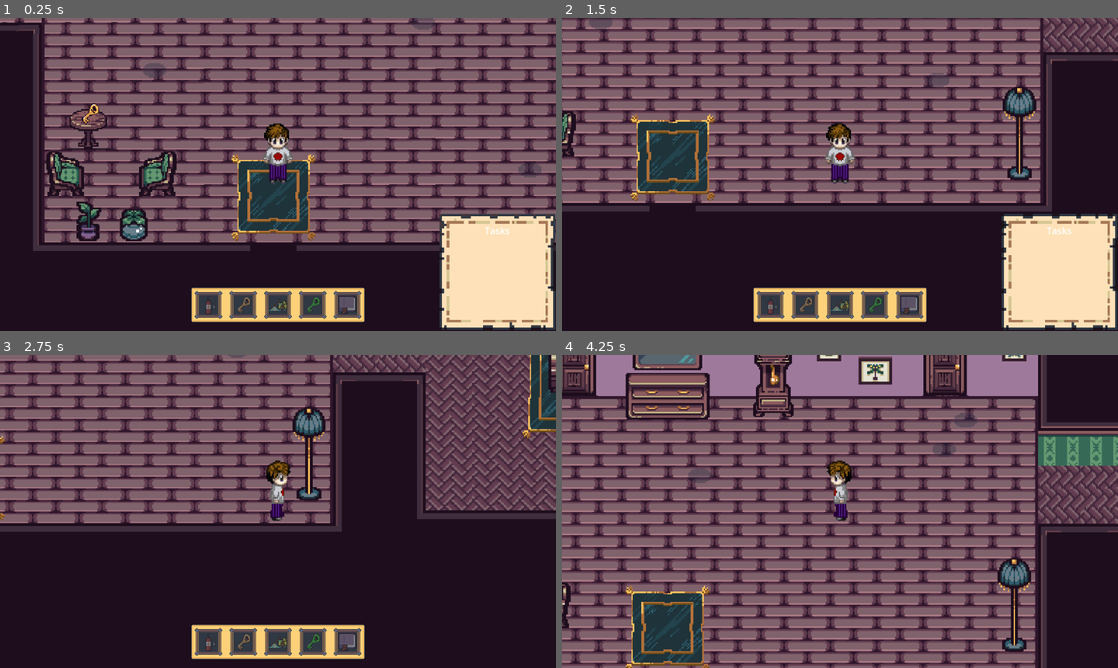
Above: before the commit, frames 1-4 (two rows, left to right).
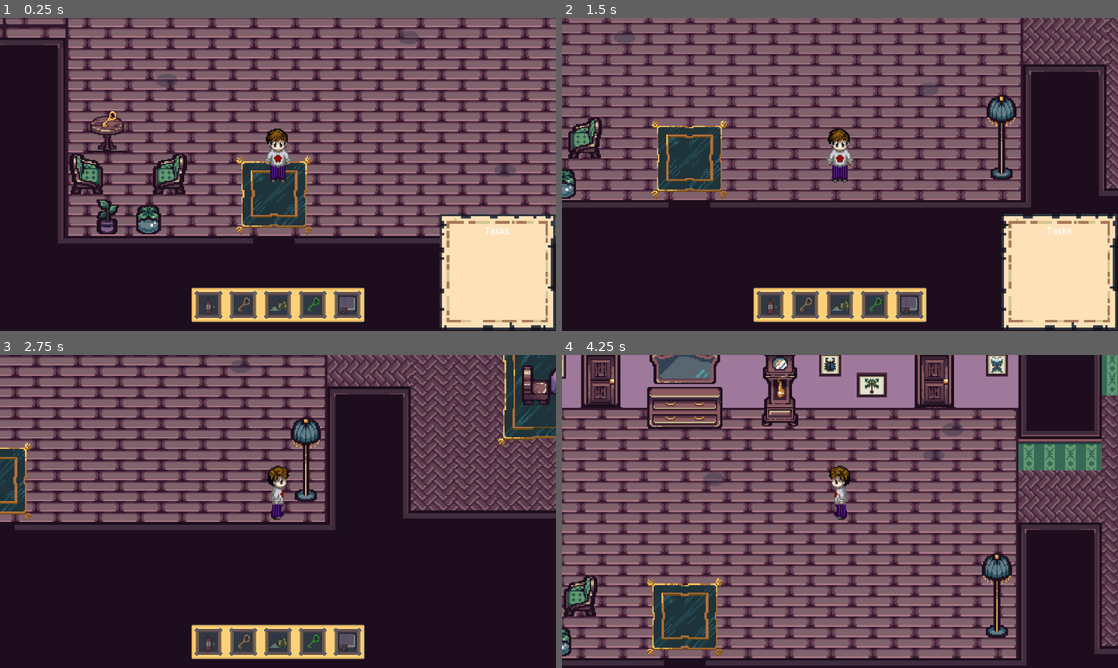
Above: after the commit, the same moments.

Repository: EvanNavel/HauntedSpouse
Game: Godot game, scene res://scenes/House/testing/test_first_floor.tscn
Same seed, same stepped clock (60 frames per second), same inputs: the game is played once before the commit and once after it. This scene is started directly instead of the project's main scene.
Inputs (mouse positions are in pixels of both pictures, inside the frame that each line leads up to):
- Up to frame 1 (0.25 s): no input
- Up to frame 2 (1.5 s): move the mouse to (962, 158) at 0.52 s; hold D (walk_right) 0.53-1.28 s; tap E (interact) at 0.6, 1.35 s; click (962, 158) at 0.67 s; move the mouse to (728, 190) at 1.27 s; hold S (walk_down) from 1.28 s (still down)
- Up to frame 3 (2.75 s): move the mouse to (333, 442) at 2.02 s; release S (walk_down) at 2.03 s; hold D (walk_right) from 2.03 s (still down); tap Tab (task_toggle) at 2.1 s; tap E (interact) at 2.3 s
- Up to frame 4 (4.25 s): move the mouse to (812, 574) at 2.77 s; release D (walk_right) at 2.78 s; hold W (walk_up) 2.78-3.53 s; tap E (interact) at 2.85, 3.6 s; click (812, 574) at 2.92 s; move the mouse to (1006, 558) at 3.52 s; hold A (walk_left) from 3.53 s (still down); tap Space (inventory_toggle) at 4.15 s

The runs differ from the first frame. In frame 1, 45% of the frame differs, in the area x 0-100%, y 0-75%; in frame 2, 37%; in frame 3, 31%; in frame 4, 64%, in the area x 0-100%, y 0-100%.

Commit message:
added pickup sound and ghost entering animation started organizing books minigame

Diff:
--- a/hauntedspouse/default_bus_layout.tres
+++ b/hauntedspouse/default_bus_layout.tres
@@ -2,3 +2,9 @@
 
 [resource]
 bus/0/volume_db = 2.05151
+bus/1/name = &"SFX"
+bus/1/solo = false
+bus/1/mute = false
+bus/1/bypass_fx = false
+bus/1/volume_db = -3.32444
+bus/1/send = &"Master"
--- a/hauntedspouse/project.godot
+++ b/hauntedspouse/project.godot
@@ -18,6 +18,7 @@
 [autoload]
 
 InventoryManager="*res://scripts/global/inventory_manager.gd"
+PickupSound="*res://scenes/objects/pickup_sound.tscn"
 
 [display]
 
--- a/hauntedspouse/scenes/House/kitchen.gd
+++ b/hauntedspouse/scenes/House/kitchen.gd
@@ -7,6 +7,13 @@
 @onready var firearea: Area2D = $Firearea
 @onready var put_out_fire: Node2D = $PutOutFire
 @onready var cleansing: Node2D = $Cleansing
+@onready var fire_area_label: Label = $Firearea/FireAreaLabel
+@onready var table_area_label: Label = $TableArea/TableAreaLabel
+@onready var sink_area_label: Label = $SinkArea/SinkAreaLabel
+
+@onready var ghost_enters_sink: Node2D = $SinkArea/GhostEntersObject
+@onready var ghost_enters_table: Node2D = $TableArea/GhostEntersObject
+@onready var ghost_enters_fire: Node2D = $Firearea/GhostEntersObject
 
 var tasks_done: int = 0
 var tasks_total: int = 3
@@ -19,11 +26,16 @@
 var player_in_area: bool = false
 
 var player_in_fire_area: bool = false
-
+var player_in_table_area: bool = false
+var player_in_sink_area: bool = false
 # Called when the node enters the scene tree for the first time.
 func _ready() -> void:
 	clean_dishes.visible = false
 	organize_table.visible = false
+	put_out_fire.visible = false
+	sink_area_label.visible = false
+	table_area_label.visible = false
+	fire_area_label.visible = false
 
 # Called every frame. 'delta' is the elapsed time since the previous frame.
 func _process(_delta: float) -> void:
@@ -35,11 +47,20 @@
 			room_cleansed = true
 			InventoryManager.rooms_cleansed += 1
 
-	if player_in_fire_area:
+	if player_in_fire_area and not fire_being_freed:
 		if InventoryManager.inventory.has("FireExtinguisher") and Input.is_action_just_pressed("interact"):
 			for child in put_out_fire.get_children():
 				if child is Window:
 					child.visible = true
+
+	if player_in_sink_area and not sink_being_freed:
+		if Input.is_action_just_pressed("interact"):
+			clean_dishes.visible = true
+
+	if player_in_table_area and not table_being_freed:
+		if Input.is_action_just_pressed("interact"):
+			organize_table.visible = true
+
 
 	if not fire_being_freed:
 		if put_out_fire not in get_children():
@@ -72,28 +93,40 @@
 
 func _on_sink_area_body_entered(body: Node2D) -> void:
 	if body is Player:
-		if not sink_being_freed:
-			clean_dishes.visible = true
+		sink_area_label.visible = true
+		player_in_sink_area = true
+		ghost_enters_sink.play_audio_animation = true
+		#if not sink_being_freed:
+			#clean_dishes.visible = true
 
 
 func _on_sink_area_body_exited(body: Node2D) -> void:
 	if sink_being_freed:
 		return
 	if body is Player:
+		ghost_enters_sink.play_audio_animation = false
+		player_in_sink_area = false
+		sink_area_label.visible = false
 		clean_dishes.visible = false
 
 
 func _on_table_area_body_entered(body: Node2D) -> void:
 	if body is Player:
-		if not table_being_freed:
-			organize_table.visible = true
+		table_area_label.visible = true
+		player_in_table_area = true
+		ghost_enters_table.play_audio_animation = true
+		#if not table_being_freed:
+			#organize_table.visible = true
 
 
 func _on_table_area_body_exited(body: Node2D) -> void:
 	if table_being_freed:
 		return
 	if body is Player:
+		table_area_label.visible = false
+		player_in_table_area = false
 		organize_table.visible = false
+		ghost_enters_table.play_audio_animation = false
 
 
 func _on_task_area_body_entered(body: Node2D) -> void:
@@ -122,6 +155,12 @@
 func _on_firearea_body_entered(body: Node2D) -> void:
 	if body is Player:
 		player_in_fire_area = true
+		ghost_enters_fire.play_audio_animation = true
+		if InventoryManager.inventory.has("FireExtinguisher"):
+			fire_area_label.text = "Press E"
+		else:
+			fire_area_label.text = "Need Fire Extinguisher"
+		fire_area_label.visible = true
 
 
 func _on_firearea_body_exited(body: Node2D) -> void:
@@ -129,7 +168,9 @@
 		return
 
 	if body is Player:
+		fire_area_label.visible = false
 		player_in_fire_area = false
+		ghost_enters_fire.play_audio_animation = false
 		for child in put_out_fire.get_children():
 			if child is Window:
 				child.visible = false
--- a/hauntedspouse/scenes/House/kitchen.tscn
+++ b/hauntedspouse/scenes/House/kitchen.tscn
@@ -1,13 +1,14 @@
-[gd_scene load_steps=13 format=4 uid="uid://bxj06uu3pxl4g"]
+[gd_scene load_steps=14 format=4 uid="uid://bxj06uu3pxl4g"]
 
 [ext_resource type="TileSet" uid="uid://c832btw0vg02f" path="res://scenes/House/house_tile_set.tres" id="1_6rwmx"]
 [ext_resource type="Script" path="res://scenes/House/kitchen.gd" id="1_ojve4"]
 [ext_resource type="PackedScene" uid="uid://c8nfypojvlh3e" path="res://scenes/minigames/clean_dishes.tscn" id="2_r2acj"]
 [ext_resource type="PackedScene" uid="uid://bw1onc65swr5y" path="res://scenes/minigames/organize_table.tscn" id="4_2mxju"]
 [ext_resource type="PackedScene" uid="uid://01p8k60we340" path="res://scenes/objects/mop.tscn" id="4_blpri"]
-[ext_resource type="PackedScene" uid="uid://8ce7nx80ou04" path="res://scenes/minigames/put_out_fire.tscn" id="6_gkkql"]
-[ext_resource type="PackedScene" uid="uid://c338fjvxpplk4" path="res://scenes/objects/fire.tscn" id="6_om4t7"]
-[ext_resource type="PackedScene" uid="uid://cniqf3s26m1oj" path="res://scenes/minigames/cleansing.tscn" id="8_wp0oo"]
+[ext_resource type="PackedScene" uid="uid://cayo8r4dy0jnd" path="res://scenes/ghosts/ghost_enters_object.tscn" id="4_gcguv"]
+[ext_resource type="PackedScene" uid="uid://bh614r7jpm1qm" path="res://scenes/minigames/put_out_fire.tscn" id="6_gkkql"]
+[ext_resource type="PackedScene" path="res://scenes/objects/fire.tscn" id="6_om4t7"]
+[ext_resource type="PackedScene" uid="uid://bcsuka7nmror0" path="res://scenes/minigames/cleansing.tscn" id="8_wp0oo"]
 
 [sub_resource type="RectangleShape2D" id="RectangleShape2D_pnoyt"]
 size = Vector2(64, 66)
@@ -58,9 +59,20 @@
 [node name="SinkArea" type="Area2D" parent="."]
 collision_mask = 2
 
+[node name="SinkAreaLabel" type="Label" parent="SinkArea"]
+visible = false
+offset_left = 163.0
+offset_top = -24.0
+offset_right = 218.0
+offset_bottom = -1.0
+text = "Press E"
+
 [node name="CollisionShape2D" type="CollisionShape2D" parent="SinkArea"]
 position = Vector2(193, 23)
 shape = SubResource("RectangleShape2D_pnoyt")
+
+[node name="GhostEntersObject" parent="SinkArea" instance=ExtResource("4_gcguv")]
+position = Vector2(191, 7)
 
 [node name="OrganizeTable" parent="." instance=ExtResource("4_2mxju")]
 visible = false
@@ -75,6 +87,17 @@
 position = Vector2(191, 108.5)
 shape = SubResource("RectangleShape2D_wxcn1")
 
+[node name="TableAreaLabel" type="Label" parent="TableArea"]
+visible = false
+offset_left = 107.0
+offset_top = 54.0
+offset_right = 162.0
+offset_bottom = 77.0
+text = "Press E"
+
+[node name="GhostEntersObject" parent="TableArea" instance=ExtResource("4_gcguv")]
+position = Vector2(191, 90)
+
 [node name="TaskArea" type="Area2D" parent="."]
 collision_mask = 2
 
@@ -83,6 +106,7 @@
 shape = SubResource("RectangleShape2D_2y634")
 
 [node name="PutOutFire" parent="." instance=ExtResource("6_gkkql")]
+visible = false
 
 [node name="Firearea" type="Area2D" parent="."]
 collision_mask = 3
@@ -106,6 +130,17 @@
 position = Vector2(352, 47)
 shape = SubResource("RectangleShape2D_3on3b")
 
+[node name="FireAreaLabel" type="Label" parent="Firearea"]
+visible = false
+offset_left = 295.0
+offset_top = -26.0
+offset_right = 350.0
+offset_bottom = -3.0
+text = "Press E"
+
+[node name="GhostEntersObject" parent="Firearea" instance=ExtResource("4_gcguv")]
+position = Vector2(353, 21)
+
 [node name="Cleansing" parent="." instance=ExtResource("8_wp0oo")]
 visible = false
 position = Vector2(58, 103)
--- a/hauntedspouse/scenes/House/testing/test_first_floor.tscn
+++ b/hauntedspouse/scenes/House/testing/test_first_floor.tscn
@@ -39,7 +39,6 @@
 position = Vector2(-3.33337, -20)
 scale = Vector2(1.11111, 1.11111)
 stream = ExtResource("8_3x087")
-autoplay = true
 
 [node name="GameScreen" parent="." instance=ExtResource("7_wa2xf")]
 
--- a/hauntedspouse/scenes/components/collectible_component.tscn
+++ b/hauntedspouse/scenes/components/collectible_component.tscn
@@ -1,9 +1,12 @@
-[gd_scene load_steps=2 format=3 uid="uid://ysotjh8vegfv"]
+[gd_scene load_steps=3 format=3 uid="uid://ysotjh8vegfv"]
 
 [ext_resource type="Script" path="res://scenes/components/collectible_component.gd" id="1_fsfjy"]
+[ext_resource type="PackedScene" uid="uid://dvxweoj7n2l3h" path="res://scenes/objects/pickup_sound.tscn" id="2_2vup5"]
 
 [node name="CollectibleComponent" type="Area2D"]
 collision_mask = 2
 script = ExtResource("1_fsfjy")
 
+[node name="PickupSound" parent="." instance=ExtResource("2_2vup5")]
+
 [connection signal="body_entered" from="." to="." method="_on_body_entered"]
--- /dev/null
+++ b/hauntedspouse/scenes/ghosts/ghost_enters_object.gd
@@ -0,0 +1,23 @@
+extends Node2D
+
+@onready var audio_stream_player_2d: AudioStreamPlayer2D = $AudioStreamPlayer2D
+@onready var ghost_static: Node2D = $GhostStatic
+@onready var animated_sprite_2d: AnimatedSprite2D = $GhostStatic/AnimatedSprite2D
+
+var play_audio_animation = false
+var ghost_entered = false
+
+# Called when the node enters the scene tree for the first time.
+func _ready() -> void:
+	pass # Replace with function body.
+
+
+# Called every frame. 'delta' is the elapsed time since the previous frame.
+func _process(delta: float) -> void:
+	if not ghost_entered and play_audio_animation and not audio_stream_player_2d.playing:
+		ghost_static.visible = true
+		play_audio_animation = true
+		ghost_entered = true
+		audio_stream_player_2d.pitch_scale = randf_range(0.8,1.2)
+		audio_stream_player_2d.playing = true
+		animated_sprite_2d.play("GhostEntersObject")
--- /dev/null
+++ b/hauntedspouse/scenes/ghosts/ghost_enters_object.tscn
@@ -0,0 +1,18 @@
+[gd_scene load_steps=4 format=3 uid="uid://cayo8r4dy0jnd"]
+
+[ext_resource type="PackedScene" uid="uid://cco57upfppwpk" path="res://scenes/ghosts/ghost_static.tscn" id="1_3uqjy"]
+[ext_resource type="Script" path="res://scenes/ghosts/ghost_enters_object.gd" id="1_os1ew"]
+[ext_resource type="AudioStream" uid="uid://blse8itse0wqm" path="res://assets/music/Ghost Event Sound at 200.wav" id="2_mg5eo"]
+
+[node name="GhostEntersObject" type="Node2D"]
+script = ExtResource("1_os1ew")
+
+[node name="GhostStatic" parent="." instance=ExtResource("1_3uqjy")]
+visible = false
+
+[node name="AudioStreamPlayer2D" type="AudioStreamPlayer2D" parent="."]
+stream = ExtResource("2_mg5eo")
+pitch_scale = 1.1
+bus = &"SFX"
+
+[editable path="GhostStatic"]
--- a/hauntedspouse/scenes/ghosts/ghost_static.tscn
+++ b/hauntedspouse/scenes/ghosts/ghost_static.tscn
@@ -1,7 +1,8 @@
-[gd_scene load_steps=92 format=3 uid="uid://bqaiokyhlritr"]
+[gd_scene load_steps=104 format=3 uid="uid://cco57upfppwpk"]
 
 [ext_resource type="Texture2D" uid="uid://ctirkvbl8xlty" path="res://assets/ghosts/Ghost1/Attack/Ghost1_Attack_full.png" id="1_17687"]
 [ext_resource type="Texture2D" uid="uid://cs14bl36misim" path="res://assets/ghosts/Ghost1/Attack/Ghost1_Attack_shade.png" id="2_leh08"]
+[ext_resource type="Texture2D" uid="uid://ctpolq8hedtlb" path="res://assets/ghosts/Ghost1/Attack/Ghost1_Attack_attack.png" id="3_fxxus"]
 [ext_resource type="Texture2D" uid="uid://bxqei5b2lpvxf" path="res://assets/ghosts/Ghost1/Death/Ghost1_Death_full.png" id="3_qkdec"]
 [ext_resource type="Texture2D" uid="uid://ds0mwh0ww2kg3" path="res://assets/ghosts/Ghost1/Idle/Ghost1_Idle_full.png" id="4_cnnvu"]
 [ext_resource type="Texture2D" uid="uid://dg4iw4fdhd33a" path="res://assets/ghosts/Ghost1/Walk/Ghost1_Walk_full.png" id="5_wjao7"]
@@ -167,6 +168,50 @@
 atlas = ExtResource("2_leh08")
 region = Rect2(0, 64, 64, 64)
 
+[sub_resource type="AtlasTexture" id="AtlasTexture_qggvn"]
+atlas = ExtResource("1_17687")
+region = Rect2(0, 0, 64, 64)
+
+[sub_resource type="AtlasTexture" id="AtlasTexture_nb40f"]
+atlas = ExtResource("1_17687")
+region = Rect2(64, 0, 64, 64)
+
+[sub_resource type="AtlasTexture" id="AtlasTexture_neluf"]
+atlas = ExtResource("1_17687")
+region = Rect2(128, 0, 64, 64)
+
+[sub_resource type="AtlasTexture" id="AtlasTexture_jd5o6"]
+atlas = ExtResource("1_17687")
+region = Rect2(192, 0, 64, 64)
+
+[sub_resource type="AtlasTexture" id="AtlasTexture_tp2lc"]
+atlas = ExtResource("1_17687")
+region = Rect2(256, 0, 64, 64)
+
+[sub_resource type="AtlasTexture" id="AtlasTexture_n4571"]
+atlas = ExtResource("1_17687")
+region = Rect2(320, 0, 64, 64)
+
+[sub_resource type="AtlasTexture" id="AtlasTexture_bn2e5"]
+atlas = ExtResource("1_17687")
+region = Rect2(384, 0, 64, 64)
+
+[sub_resource type="AtlasTexture" id="AtlasTexture_w1g6i"]
+atlas = ExtResource("3_fxxus")
+region = Rect2(512, 0, 64, 64)
+
+[sub_resource type="AtlasTexture" id="AtlasTexture_luswa"]
+atlas = ExtResource("3_fxxus")
+region = Rect2(576, 0, 64, 64)
+
+[sub_resource type="AtlasTexture" id="AtlasTexture_xekiv"]
+atlas = ExtResource("3_fxxus")
+region = Rect2(640, 0, 64, 64)
+
+[sub_resource type="AtlasTexture" id="AtlasTexture_tkhe1"]
+atlas = ExtResource("3_fxxus")
+region = Rect2(704, 0, 64, 64)
+
 [sub_resource type="AtlasTexture" id="AtlasTexture_rka6g"]
 atlas = ExtResource("3_qkdec")
 region = Rect2(0, 0, 64, 64)
@@ -484,6 +529,47 @@
 "loop": false,
 "name": &"AttackUp",
 "speed": 9.0
+}, {
+"frames": [{
+"duration": 1.0,
+"texture": SubResource("AtlasTexture_qggvn")
+}, {
+"duration": 1.0,
+"texture": SubResource("AtlasTexture_nb40f")
+}, {
+"duration": 1.0,
+"texture": SubResource("AtlasTexture_neluf")
+}, {
+"duration": 1.0,
+"texture": SubResource("AtlasTexture_jd5o6")
+}, {
+"duration": 1.0,
+"texture": SubResource("AtlasTexture_tp2lc")
+}, {
+"duration": 1.0,
+"texture": SubResource("AtlasTexture_n4571")
+}, {
+"duration": 1.0,
+"texture": SubResource("AtlasTexture_bn2e5")
+}, {
+"duration": 1.0,
+"texture": SubResource("AtlasTexture_w1g6i")
+}, {
+"duration": 1.0,
+"texture": SubResource("AtlasTexture_luswa")
+}, {
+"duration": 1.0,
+"texture": SubResource("AtlasTexture_xekiv")
+}, {
+"duration": 1.0,
+"texture": SubResource("AtlasTexture_tkhe1")
+}, {
+"duration": 1.0,
+"texture": null
+}],
+"loop": false,
+"name": &"GhostEntersObject",
+"speed": 11.0
 }, {
 "frames": [{
 "duration": 1.0,
@@ -658,5 +744,7 @@
 [node name="AnimatedSprite2D" type="AnimatedSprite2D" parent="."]
 position = Vector2(0, -8)
 sprite_frames = SubResource("SpriteFrames_na502")
-animation = &"IdleDown"
+animation = &"GhostEntersObject"
 autoplay = "IdleDown"
+frame = 11
+frame_progress = 1.0
--- a/hauntedspouse/scenes/minigames/cleansing.gd
+++ b/hauntedspouse/scenes/minigames/cleansing.gd
@@ -6,6 +6,7 @@
 @onready var ghost_1_sprite: AnimatedSprite2D = $GhostStatic/AnimatedSprite2D
 @onready var ghost_2_sprite: AnimatedSprite2D = $GhostStatic2/AnimatedSprite2D
 @onready var ghost_3_sprite: AnimatedSprite2D = $GhostStatic3/AnimatedSprite2D
+@onready var cleanse_area_label: Label = $CleanseAreaLabel
 
 var player_in_area = false
 
@@ -16,6 +17,10 @@
 
 # Called every frame. 'delta' is the elapsed time since the previous frame.
 func _process(delta: float) -> void:
+	if InventoryManager.inventory.has("CleansingBook"):
+		cleanse_area_label.text = "Press E"
+	else:
+		cleanse_area_label.text = "Need Cleansing Book"
 	if player_in_area and Input.is_action_just_pressed("interact") and InventoryManager.inventory.has("CleansingBook"):
 		ghost_1_sprite.play("GhostPoofDown")
 		ghost_2_sprite.play("GhostPoofDown")
--- a/hauntedspouse/scenes/minigames/cleansing.tscn
+++ b/hauntedspouse/scenes/minigames/cleansing.tscn
@@ -25,6 +25,13 @@
 position = Vector2(0, -13)
 shape = SubResource("RectangleShape2D_bpx3j")
 
+[node name="CleanseAreaLabel" type="Label" parent="."]
+offset_left = 22.0
+offset_top = -66.0
+offset_right = 62.0
+offset_bottom = -43.0
+text = "Press E"
+
 [connection signal="body_entered" from="CleanseArea" to="." method="_on_cleanse_area_body_entered"]
 [connection signal="body_exited" from="CleanseArea" to="." method="_on_cleanse_area_body_exited"]
 
--- /dev/null
+++ b/hauntedspouse/scenes/minigames/organize_books.gd
@@ -0,0 +1,35 @@
+extends Window
+
+@onready var book_3: LineEdit = $Control/MarginContainer/VBoxContainer/Book3
+@onready var book_2: LineEdit = $Control/MarginContainer/VBoxContainer/Book2
+@onready var book_1: LineEdit = $Control/MarginContainer/VBoxContainer/Book1
+
+var count: int = 0
+
+# Called when the node enters the scene tree for the first time.
+func _ready() -> void:
+	pass # Replace with function body.
+
+
+# Called every frame. 'delta' is the elapsed time since the previous frame.
+func _process(delta: float) -> void:
+	if book_1.text == "1":
+		book_1.placeholder_text = "1"
+		book_1.text = ""
+		book_1.editable = false
+		count += 1
+
+	if book_2.text == "2":
+		book_2.placeholder_text = "2"
+		book_2.text = ""
+		book_2.editable = false
+		count += 1
+
+	if book_3.text == "3":
+		book_3.placeholder_text = "3"
+		book_3.text = ""
+		book_3.editable = false
+		count += 1
+
+	if count == 3:
+		queue_free()
--- /dev/null
+++ b/hauntedspouse/scenes/minigames/organize_books.tscn
@@ -0,0 +1,82 @@
+[gd_scene load_steps=2 format=3 uid="uid://bn8aj8xa1804l"]
+
+[ext_resource type="Script" path="res://scenes/minigames/organize_books.gd" id="1_14ai4"]
+
+[node name="OrganizeBooks" type="Window"]
+initial_position = 1
+size = Vector2i(500, 300)
+script = ExtResource("1_14ai4")
+
+[node name="Control" type="Control" parent="."]
+layout_mode = 3
+anchors_preset = 7
+anchor_left = 0.5
+anchor_top = 1.0
+anchor_right = 0.5
+anchor_bottom = 1.0
+offset_left = -20.0
+offset_top = -40.0
+offset_right = 20.0
+grow_horizontal = 2
+grow_vertical = 0
+size_flags_horizontal = 4
+size_flags_vertical = 8
+
+[node name="MarginContainer" type="MarginContainer" parent="Control"]
+layout_mode = 1
+anchors_preset = 8
+anchor_left = 0.5
+anchor_top = 0.5
+anchor_right = 0.5
+anchor_bottom = 0.5
+offset_left = -150.0
+offset_top = -35.0
+offset_right = 150.0
+offset_bottom = 35.0
+grow_horizontal = 2
+grow_vertical = 2
+
+[node name="VBoxContainer" type="VBoxContainer" parent="Control/MarginContainer"]
+layout_mode = 2
+size_flags_horizontal = 4
+size_flags_vertical = 4
+
+[node name="Book3" type="LineEdit" parent="Control/MarginContainer/VBoxContainer"]
+custom_minimum_size = Vector2(200, 0)
+layout_mode = 2
+size_flags_horizontal = 4
+size_flags_vertical = 4
+placeholder_text = "Book 3"
+
+[node name="Control" type="Control" parent="Control/MarginContainer/VBoxContainer"]
+custom_minimum_size = Vector2(0, 10)
+layout_mode = 2
+size_flags_horizontal = 4
+size_flags_vertical = 4
+
+[node name="Book2" type="LineEdit" parent="Control/MarginContainer/VBoxContainer"]
+custom_minimum_size = Vector2(200, 0)
+layout_mode = 2
+size_flags_horizontal = 4
+size_flags_vertical = 4
+placeholder_text = "Book 2"
+expand_to_text_length = true
+
+[node name="Control2" type="Control" parent="Control/MarginContainer/VBoxContainer"]
+custom_minimum_size = Vector2(0, 10)
+layout_mode = 2
+size_flags_horizontal = 4
+size_flags_vertical = 4
+
+[node name="Book1" type="LineEdit" parent="Control/MarginContainer/VBoxContainer"]
+custom_minimum_size = Vector2(200, 0)
+layout_mode = 2
+size_flags_horizontal = 0
+placeholder_text = "Book 1"
+expand_to_text_length = true
+
+[node name="Control3" type="Control" parent="Control/MarginContainer/VBoxContainer"]
+custom_minimum_size = Vector2(0, 100)
+layout_mode = 2
+size_flags_horizontal = 4
+size_flags_vertical = 4
--- /dev/null
+++ b/hauntedspouse/scenes/minigames/viewport_clean_dishes.tscn
@@ -0,0 +1,28 @@
+[gd_scene load_steps=2 format=3 uid="uid://70nto1qafmv1"]
+
+[ext_resource type="PackedScene" uid="uid://c8nfypojvlh3e" path="res://scenes/minigames/clean_dishes.tscn" id="1_tn40g"]
+
+[node name="ViewportCleanDishes" type="Control"]
+layout_mode = 3
+anchors_preset = 15
+anchor_right = 1.0
+anchor_bottom = 1.0
+grow_horizontal = 2
+grow_vertical = 2
+
+[node name="SubViewportContainer" type="SubViewportContainer" parent="."]
+layout_mode = 1
+anchors_preset = 8
+anchor_left = 0.5
+anchor_top = 0.5
+anchor_right = 0.5
+anchor_bottom = 0.5
+offset_left = -250.0
+offset_top = -150.0
+offset_right = 250.0
+offset_bottom = 150.0
+grow_horizontal = 2
+grow_vertical = 2
+
+[node name="CleanDishes" parent="SubViewportContainer" instance=ExtResource("1_tn40g")]
+msaa_2d = 1
--- /dev/null
+++ b/hauntedspouse/scenes/objects/pickup_sound.tscn
@@ -0,0 +1,7 @@
+[gd_scene load_steps=2 format=3 uid="uid://dvxweoj7n2l3h"]
+
+[ext_resource type="AudioStream" uid="uid://ceo7wqbw3vyvv" path="res://assets/music/pickup_sound.wav" id="1_nyj03"]
+
+[node name="PickupSound" type="AudioStreamPlayer2D"]
+stream = ExtResource("1_nyj03")
+bus = &"SFX"
--- a/hauntedspouse/scenes/player.tscn
+++ b/hauntedspouse/scenes/player.tscn
@@ -165,7 +165,7 @@
 shape = SubResource("CircleShape2D_lsqj1")
 
 [node name="Camera2D" type="Camera2D" parent="."]
-zoom = Vector2(2.5, 2.5)
+zoom = Vector2(2.25, 2.25)
 
 [node name="scare_area" type="Area2D" parent="."]
 collision_layer = 2
--- a/hauntedspouse/scenes/ui/task_panel.tscn
+++ b/hauntedspouse/scenes/ui/task_panel.tscn
@@ -40,6 +40,7 @@
 layout_mode = 2
 size_flags_vertical = 0
 theme_override_font_sizes/font_size = 16
-text = "Tasks"
+text = "Tasks:
+Explore Noise in Kitchen"
 horizontal_alignment = 1
 autowrap_mode = 3
--- a/hauntedspouse/scripts/global/inventory_manager.gd
+++ b/hauntedspouse/scripts/global/inventory_manager.gd
@@ -7,7 +7,7 @@
 
 func add_collectible(collectible_name: String) -> void:
 	inventory.get_or_add(collectible_name)
-
+	PickupSound.playing = true
 	if inventory[collectible_name] == null:
 		inventory[collectible_name] = 1
 	else:
Not shown, added: hauntedspouse/assets/music/Game Jam Pick Up Item Sound.wav.import
Not shown, added: hauntedspouse/assets/music/Ghost Event Sound at 200.wav.import
Not shown, added: hauntedspouse/assets/music/pickup_sound.wav.import
Not shown: 1 places in hauntedspouse/scenes/House/dining_room.tscn that only renumber resources
Not shown: 1 places in hauntedspouse/scenes/House/foyer.tscn that only renumber resources
Not shown: 1 places in hauntedspouse/scenes/House/parlor.tscn that only renumber resources
Not shown: 1 places in hauntedspouse/scenes/House/study.tscn that only renumber resources
Not shown: 1 places in hauntedspouse/scenes/minigames/clean_dishes.tscn that only renumber resources
Not shown: 1 places in hauntedspouse/scenes/minigames/cleansing.tscn that only renumber resources
Not shown: 1 places in hauntedspouse/scenes/minigames/moving_fires_screen.tscn that only renumber resources
Not shown: 1 places in hauntedspouse/scenes/minigames/put_out_fire.tscn that only renumber resources
Not shown, added: hauntedspouse/assets/music/Game Jam Pick Up Item Sound.wav
(and 3 more such lines)
